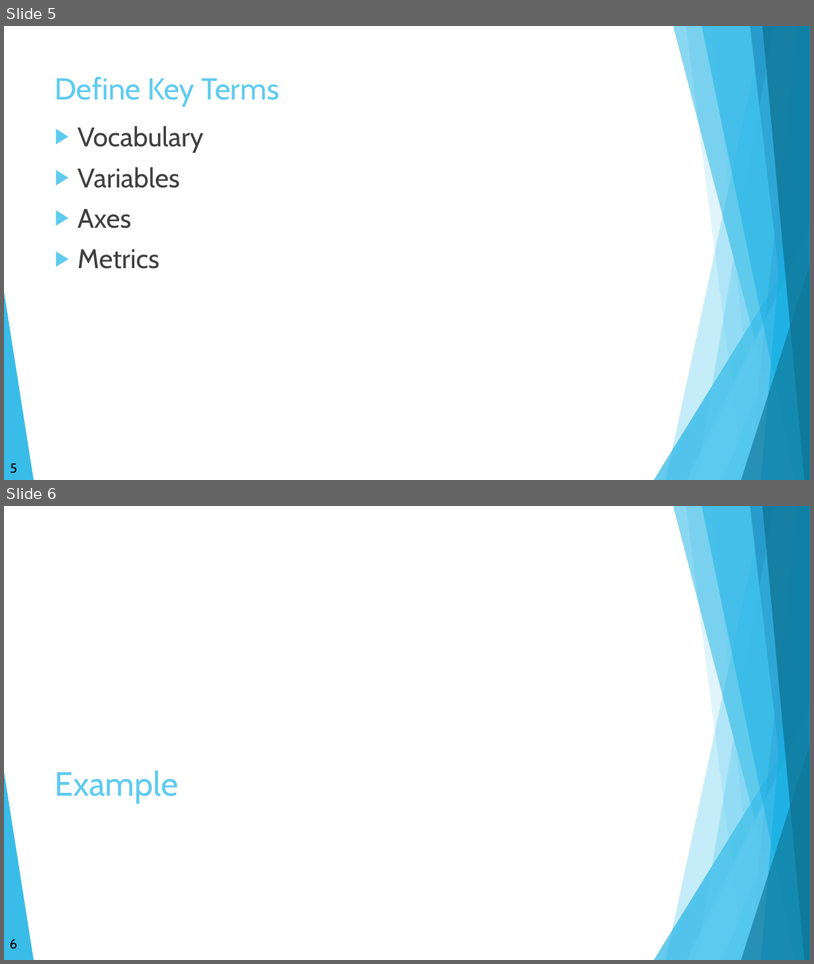
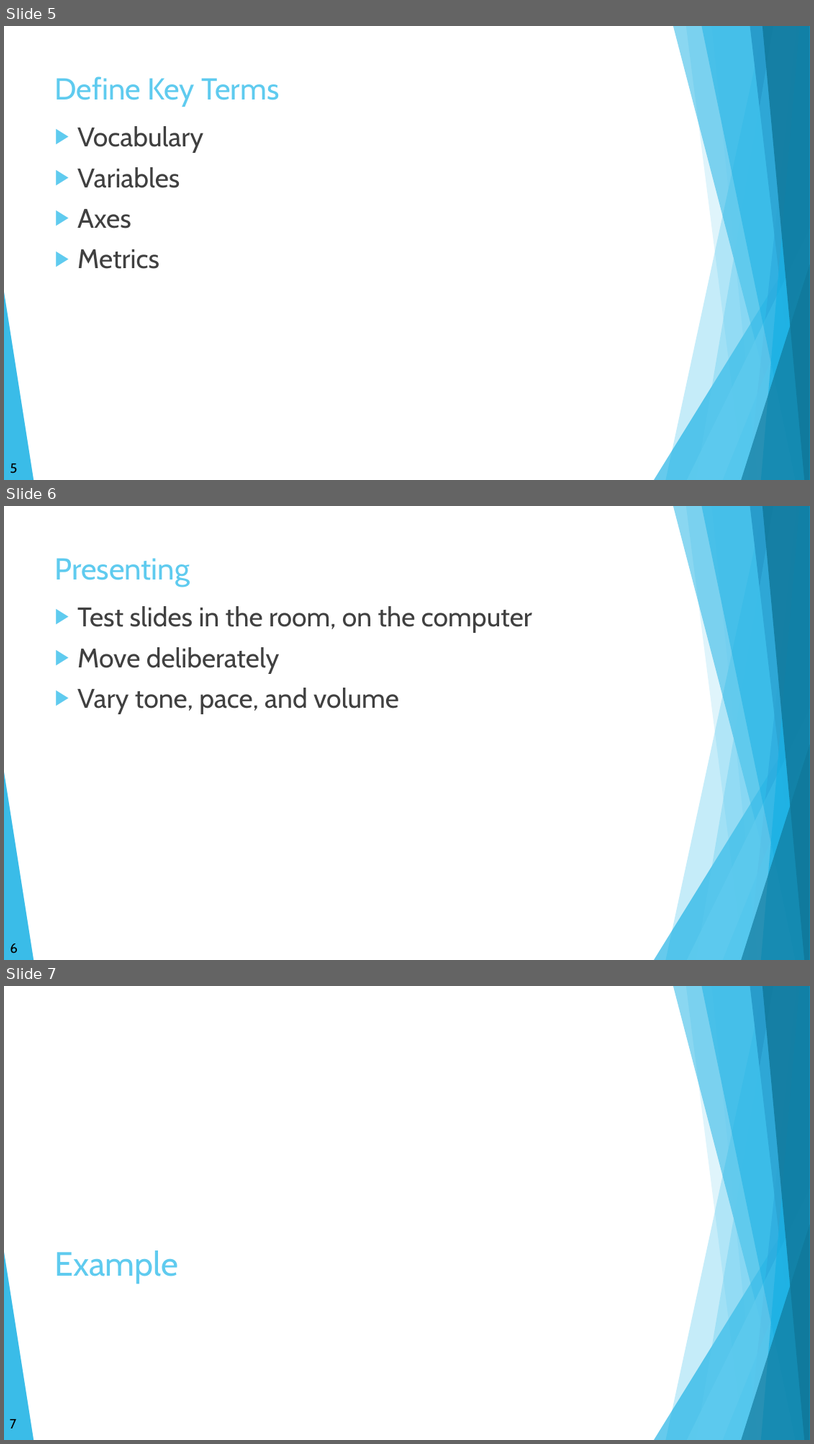
Before and after one commit to morgan3d/advanced-ray-tracing-course, a slide deck: present-research.pptx. Shown one above the other, each under a label of ours: slides 5 and 6 before the commit, slides 5, 6 and 7 after it. The pictures are 814x964 and 814x1444 pixels, drawn with LibreOffice and Linux fonts; fonts in the diff are those of the drawing. Boxes give left, top, right and bottom in pixels: in the first picture for what was removed or moved away, otherwise in the second. Text is boxed around its words. In the diff, an @@ line names an element or a change of style, - is before the commit and + after.

```diff
--- a/present-research.pptx
+++ b/present-research.pptx
@@ slide 6 added at (x1=4, y1=506, x2=810, y2=960), background #FFFFFF; not listed: 16 template elements that a slide beside it also shows @@
@@ title added at (x1=55, y1=558, x2=190, y2=587), 36 pt, text #5FCBEF @@
+Presenting
@@ text added at (x1=77, y1=606, x2=532, y2=713), 32 pt, text #404040 @@
+▶ Test slides in the room, on the computer
+▶ Move deliberately
+▶ Vary tone, pace, and volume
@@ page number added at (x1=10, y1=943, x2=18, y2=953), 16 pt, text #000000 @@
+6
@@ what was slide 6 is now slide 7 @@
@@ page number at (x1=10, y1=1419, x2=16, y2=1428): text changed @@
-6
+7
```
Also in this commit, not shown: 2 other files.
